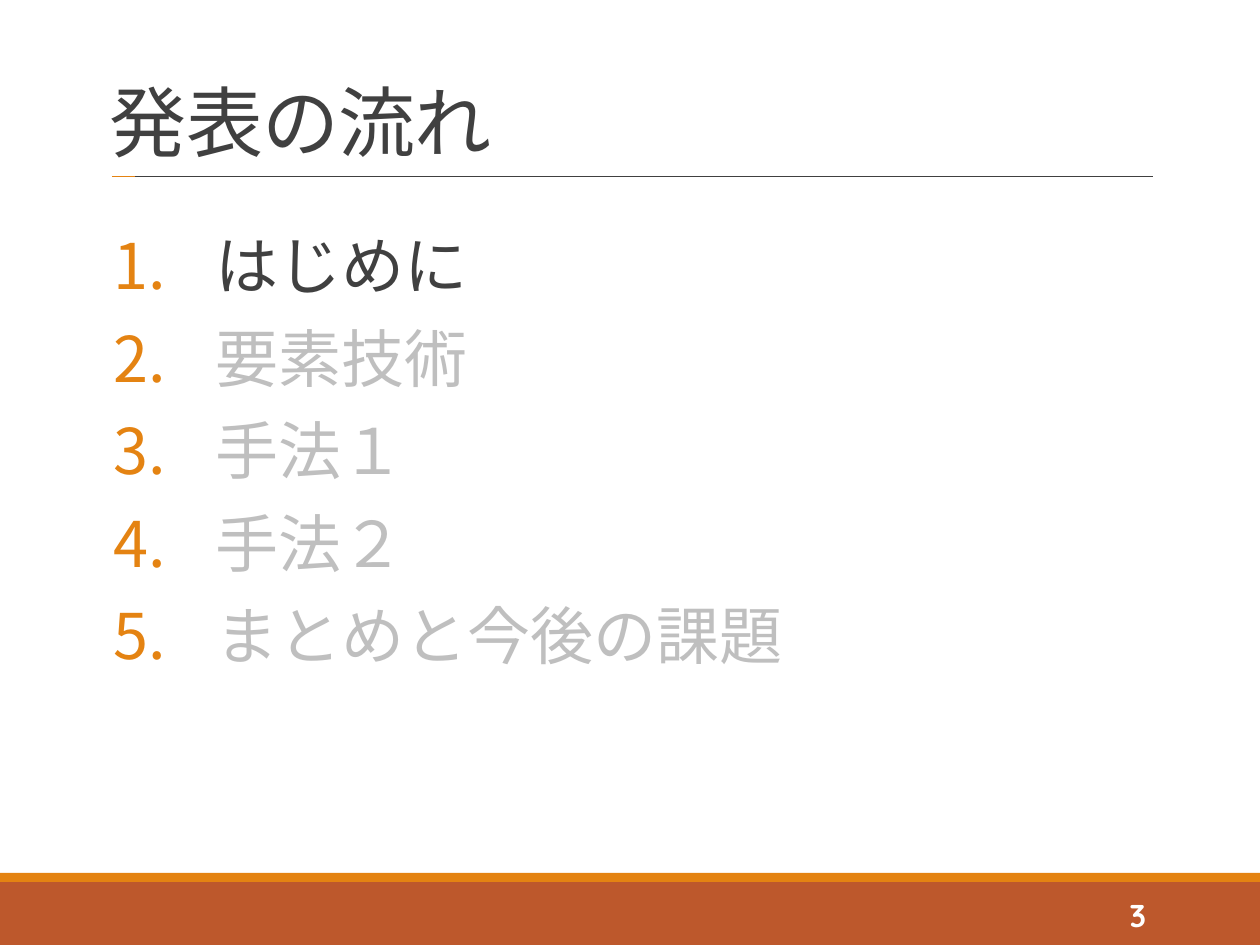
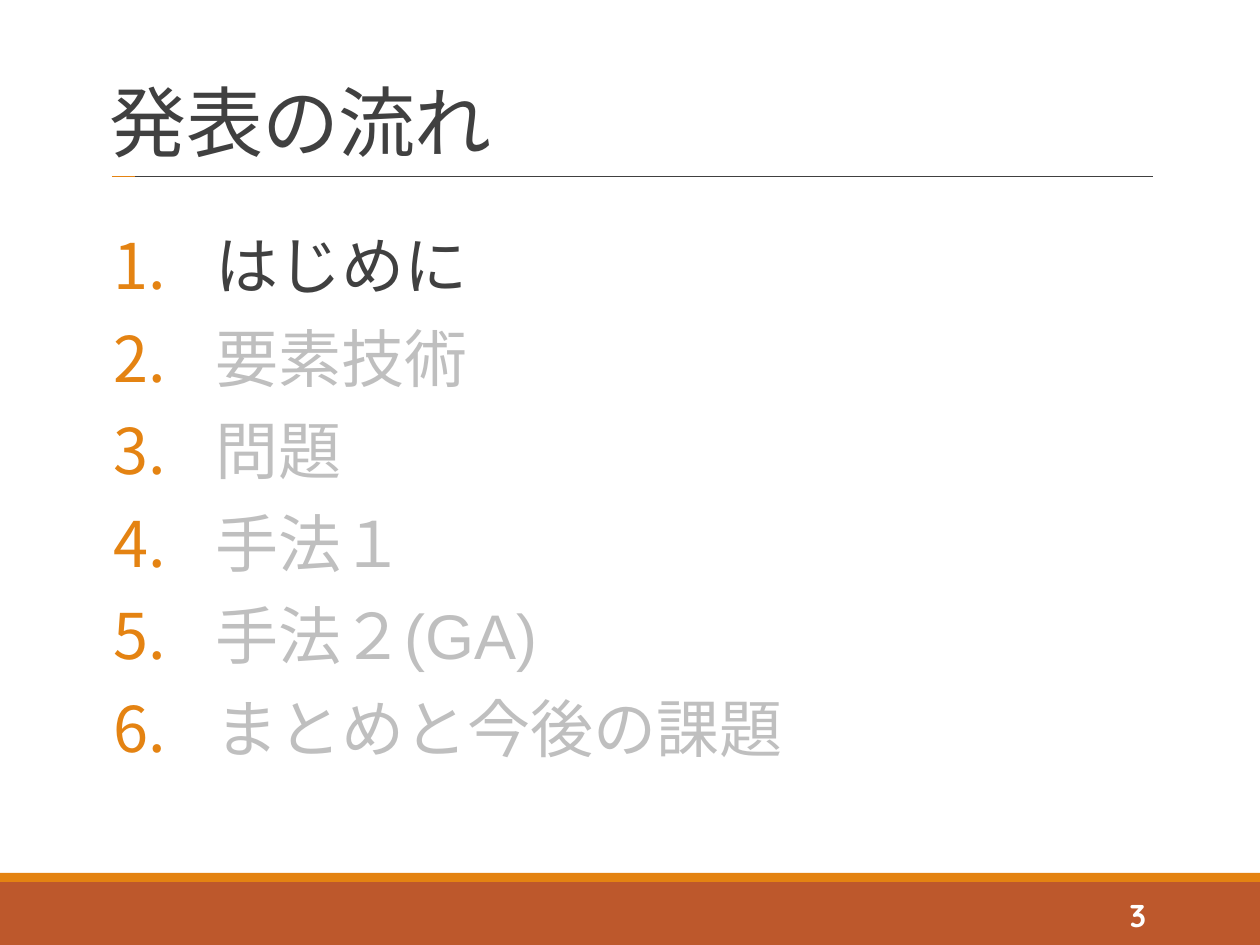
Before and after one commit to tatsuya-sugiyama/WeeklyReport, a slide deck: slide 3 of report/2020後期/2020_2nd_sugiyama.pptx. Drawn at 1260x945 pixels with LibreOffice and Linux fonts; fonts in the diff are those of the drawing. Boxes give left, top, right and bottom in pixels: in the first picture for what was removed or moved away, otherwise in the second. Text is boxed around its words. In the diff, an @@ line names an element or a change of style, - is before the commit and + after.

```diff
--- a/report/2020後期/2020_2nd_sugiyama.pptx
+++ b/report/2020後期/2020_2nd_sugiyama.pptx
@@ text at (216, 424, 342, 479): paragraph added @@
+3. 問題
@@ text at (216, 606, 538, 672): text changed @@
-4. 手法２
+5. 手法２(GA)
```
Also in this commit, not shown: 10 other slides changed, 8 slides added, 2 other files.
